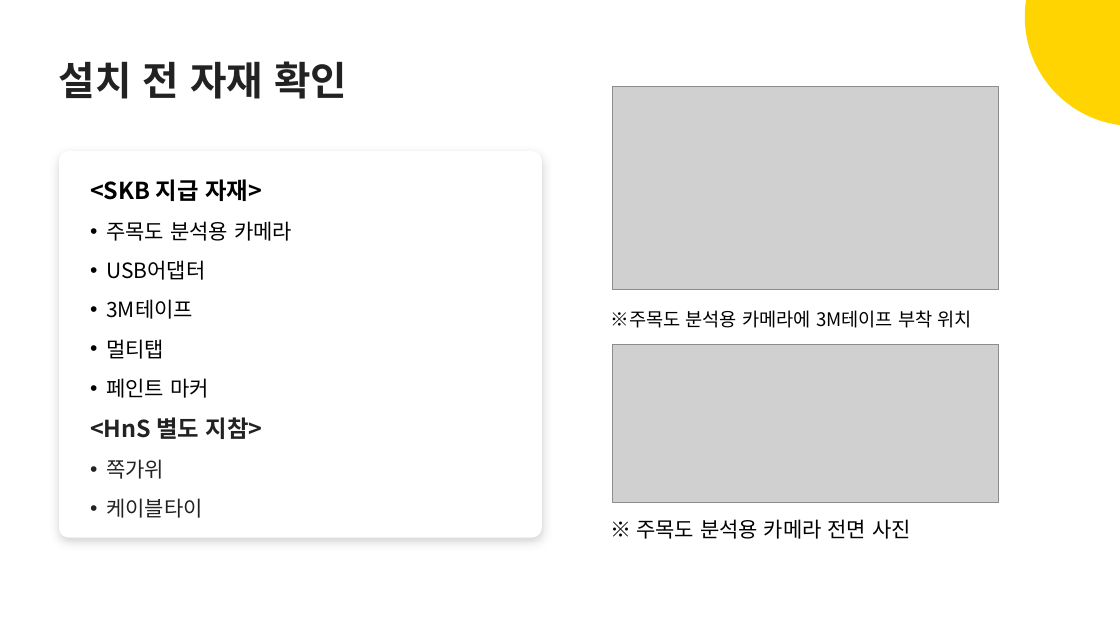
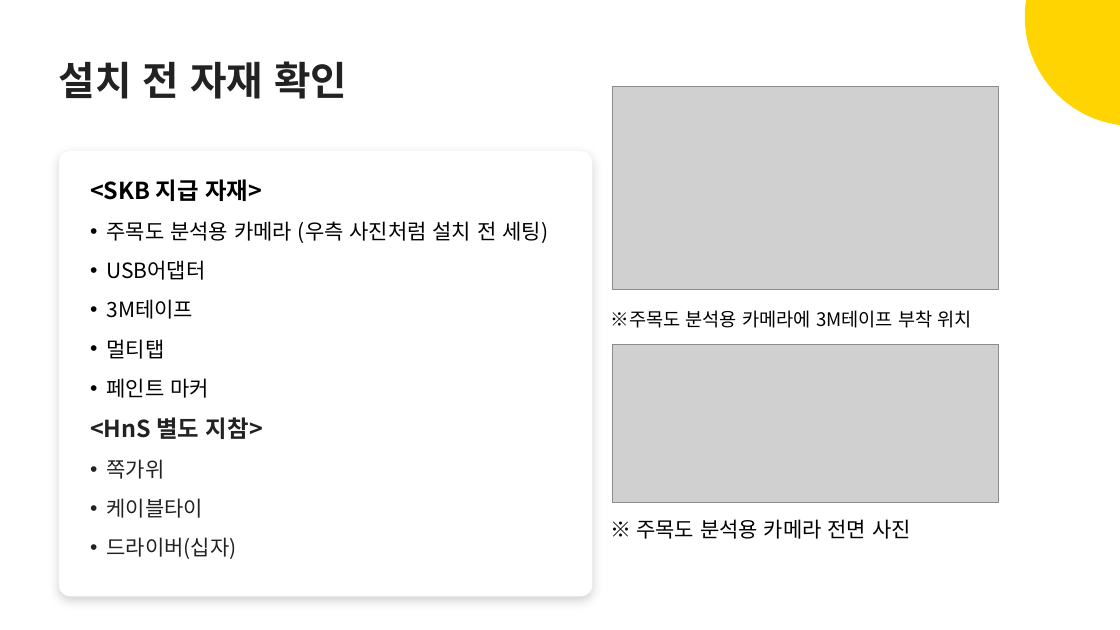
Before and after one commit to alsdn2947/ars, a slide deck: slide 3 of 이마트_AI카메라_설치매뉴얼.pptx. Drawn at 1120x630 pixels with LibreOffice and Linux fonts; fonts in the diff are those of the drawing; grey boxes stand for pictures. Boxes give left, top, right and bottom in pixels: in the first picture for what was removed or moved away, otherwise in the second. Text is boxed around its words. In the diff, an @@ line names an element or a change of style, - is before the commit and + after.

```diff
--- a/이마트_AI카메라_설치매뉴얼.pptx
+++ b/이마트_AI카메라_설치매뉴얼.pptx
@@ rounded rectangle: place and size @@
-rounded rectangle at [59,151,542,538]
+rounded rectangle at [59,151,592,597]
@@ text at [106,221,548,243]: text changed @@
-• 주목도 분석용 카메라
+• 주목도 분석용 카메라 (우측 사진처럼 설치 전 세팅)
@@ text at [106,537,236,559]: paragraph added @@
+• 드라이버(십자)
```
Also in this commit, not shown: 1 other slide changed, 4 slides added, 1 other file.
